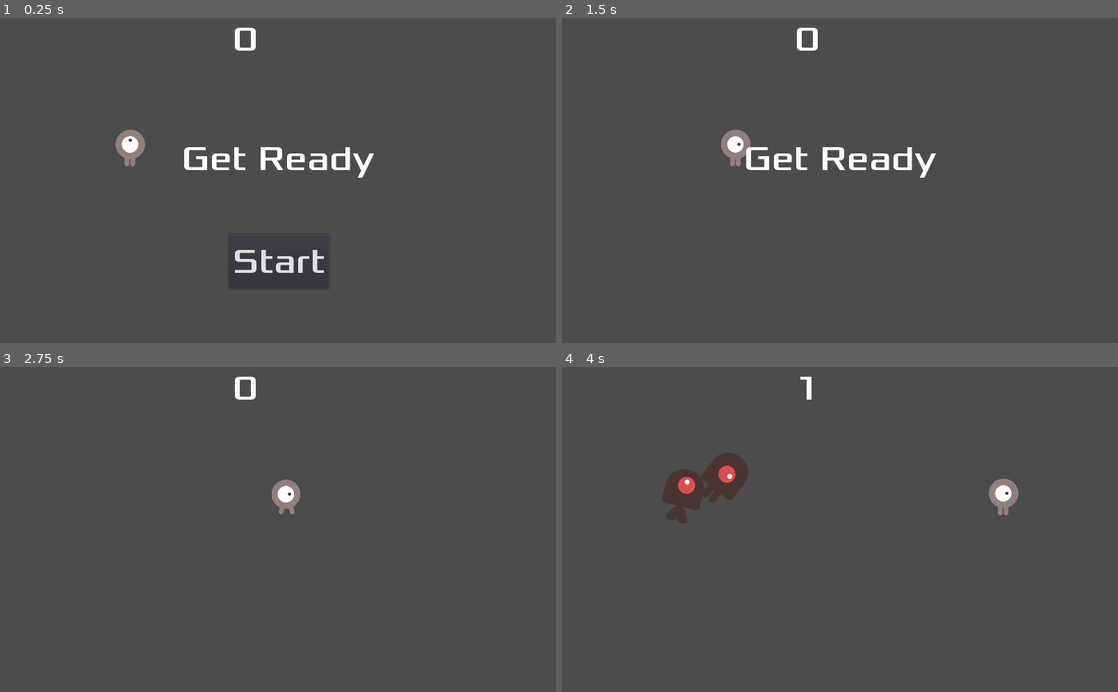
Above: before the commit, frames 1-4 (two rows, left to right).
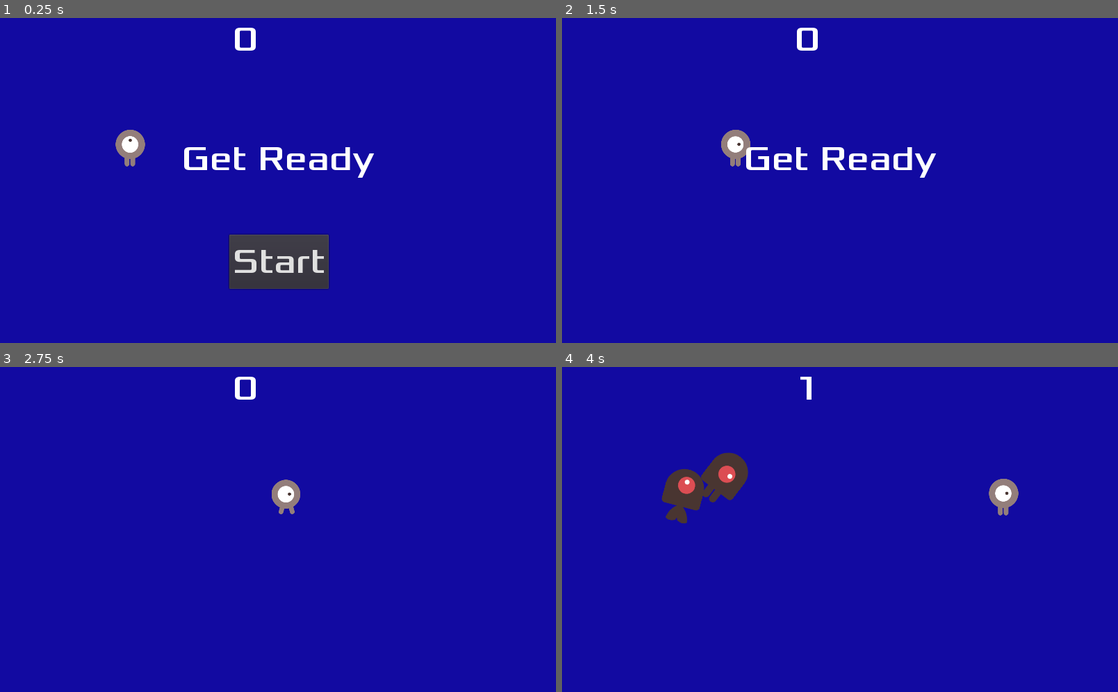
Above: after the commit, the same moments.

Repository: MoonTrain/Chill2022
Game: Godot game, scene res://Main.tscn
The game is run twice, just before and just after one commit, with the same random seed, the same clock (stepped at 60 frames per second) and the same inputs. The project has no main scene, so this scene is started directly.
Inputs (mouse positions are in pixels of both pictures, inside the frame that each line leads up to):
- Up to frame 1 (0.25 s): no input
- Up to frame 2 (1.5 s): click "Start" at 0.5 s; tap Enter at 1.25 s; move the mouse to (962, 164) at 1.27 s; hold Right (move_right) from 1.28 s (still down); click (962, 164) at 1.35 s
- Up to frame 3 (2.75 s): release Right (move_right) at 2 s; drag from (166, 545) to (283, 497) at 2.02 s
- Up to frame 4 (4 s): tap Space at 2.75 s; move the mouse to (895, 458) at 2.77 s; hold Right (move_right) 2.78-3.5 s; click (895, 458) at 2.85 s; drag from (812, 594) to (673, 480) at 3.52 s

The runs differ from the first frame. In frame 1, 96% of the frame differs, in the area x 0-100%, y 0-100%; in frame 2, 99%; in frame 3, 99%; in frame 4, 98%.

Commit message:
art assets
did it work????

Diff:
--- /dev/null
+++ b/Alchebar/2dMove.tscn
@@ -0,0 +1,74 @@
+[gd_scene load_steps=8 format=2]
+
+[ext_resource path="res://art/player character.png" type="Texture" id=1]
+[ext_resource path="res://art/floor.png" type="Texture" id=2]
+[ext_resource path="res://art/wall.png" type="Texture" id=3]
+
+[sub_resource type="CapsuleShape2D" id=1]
+radius = 14.127
+height = 30.4521
+
+[sub_resource type="PhysicsMaterial" id=2]
+
+[sub_resource type="RectangleShape2D" id=3]
+extents = Vector2( 207.011, 20.6766 )
+
+[sub_resource type="RectangleShape2D" id=4]
+extents = Vector2( 36.2989, 132.45 )
+
+[node name="Control" type="Control"]
+anchor_right = 1.0
+anchor_bottom = 1.0
+margin_left = 1.41418
+margin_top = -11.3137
+margin_right = 1.41418
+margin_bottom = -11.3137
+__meta__ = {
+"_edit_use_anchors_": false
+}
+
+[node name="player" type="KinematicBody2D" parent="."]
+
+[node name="CollisionShape2D" type="CollisionShape2D" parent="player"]
+position = Vector2( 167.566, 10.4868 )
+shape = SubResource( 1 )
+
+[node name="Camera2D" type="Camera2D" parent="player"]
+
+[node name="Sprite" type="Sprite" parent="player"]
+position = Vector2( 166.678, 3.57484 )
+texture = ExtResource( 1 )
+
+[node name="RigidBody2D" type="RigidBody2D" parent="."]
+physics_material_override = SubResource( 2 )
+
+[node name="CollisionShape2D" type="CollisionShape2D" parent="RigidBody2D"]
+position = Vector2( 204.564, 64.0723 )
+shape = SubResource( 3 )
+
+[node name="Sprite" type="Sprite" parent="RigidBody2D"]
+position = Vector2( 203.096, 63.2302 )
+scale = Vector2( 6.43909, 1.12568 )
+texture = ExtResource( 2 )
+
+[node name="RigidBody2D2" type="RigidBody2D" parent="."]
+
+[node name="CollisionShape2D" type="CollisionShape2D" parent="RigidBody2D2"]
+position = Vector2( 363.742, -92.0525 )
+shape = SubResource( 4 )
+
+[node name="Sprite" type="Sprite" parent="RigidBody2D2"]
+position = Vector2( 365.752, -86.02 )
+scale = Vector2( 2.35453, 3.96741 )
+texture = ExtResource( 3 )
+
+[node name="RigidBody2D3" type="RigidBody2D" parent="."]
+
+[node name="CollisionShape2D" type="CollisionShape2D" parent="RigidBody2D3"]
+position = Vector2( 363.742, -92.0525 )
+shape = SubResource( 4 )
+
+[node name="Sprite" type="Sprite" parent="RigidBody2D3"]
+position = Vector2( 38.6531, -84.6794 )
+scale = Vector2( 2.35453, 3.96741 )
+texture = ExtResource( 3 )
--- /dev/null
+++ b/Alchebar/mainMenu.gd
@@ -0,0 +1,30 @@
+extends Control
+
+
+# Declare member variables here. Examples:
+# var a = 2
+# var b = "text"
+
+
+# Called when the node enters the scene tree for the first time.
+func _ready():
+	pass # Replace with function body.
+
+
+# Called every frame. 'delta' is the elapsed time since the previous frame.
+#func _process(delta):
+#	pass
+
+
+func _on_startButton_pressed():
+	get_tree().change_scene("res://Node.tscn")
+
+
+func _on_optionsButton_pressed():
+	pass # Replace with function body.
+
+
+
+
+func _on_quitButton_pressed():
+	get_tree().quit()
--- /dev/null
+++ b/Alchebar/mainMenu.tscn
@@ -0,0 +1,50 @@
+[gd_scene load_steps=2 format=2]
+
+[ext_resource path="res://mainMenu.gd" type="Script" id=1]
+
+[node name="mainMenu" type="Control"]
+anchor_right = 1.0
+anchor_bottom = 1.0
+margin_left = -0.793701
+margin_right = -0.793701
+script = ExtResource( 1 )
+__meta__ = {
+"_edit_use_anchors_": false
+}
+
+[node name="menu" type="VBoxContainer" parent="."]
+anchor_left = 0.5
+anchor_top = 0.169
+anchor_right = 0.5
+anchor_bottom = 1.0
+margin_left = -420.0
+margin_top = -90.0
+margin_right = 420.0
+margin_bottom = 100.0
+__meta__ = {
+"_edit_use_anchors_": false
+}
+
+[node name="startButton" type="Button" parent="menu"]
+margin_right = 840.0
+margin_bottom = 20.0
+text = "Start"
+
+[node name="optionsButton" type="Button" parent="menu"]
+margin_top = 24.0
+margin_right = 840.0
+margin_bottom = 44.0
+text = "Options"
+
+[node name="quitButton" type="Button" parent="menu"]
+margin_top = 48.0
+margin_right = 840.0
+margin_bottom = 68.0
+text = "Quit"
+__meta__ = {
+"_edit_use_anchors_": false
+}
+
+[connection signal="pressed" from="menu/startButton" to="." method="_on_startButton_pressed"]
+[connection signal="pressed" from="menu/optionsButton" to="." method="_on_optionsButton_pressed"]
+[connection signal="pressed" from="menu/quitButton" to="." method="_on_quitButton_pressed"]
--- a/Alchebar/project.godot
+++ b/Alchebar/project.godot
@@ -22,22 +22,22 @@
 
 move_right={
 "deadzone": 0.5,
-"events": [ Object(InputEventKey,"resource_local_to_scene":false,"resource_name":"","device":0,"alt":false,"shift":false,"control":false,"meta":false,"command":false,"pressed":false,"scancode":16777233,"physical_scancode":0,"unicode":0,"echo":false,"script":null)
+"events": [ Object(InputEventKey,"resource_local_to_scene":false,"resource_name":"","device":0,"alt":false,"shift":false,"control":false,"meta":false,"command":false,"pressed":false,"scancode":16777233,"unicode":0,"echo":false,"script":null)
  ]
 }
 move_left={
 "deadzone": 0.5,
-"events": [ Object(InputEventKey,"resource_local_to_scene":false,"resource_name":"","device":0,"alt":false,"shift":false,"control":false,"meta":false,"command":false,"pressed":false,"scancode":16777231,"physical_scancode":0,"unicode":0,"echo":false,"script":null)
+"events": [ Object(InputEventKey,"resource_local_to_scene":false,"resource_name":"","device":0,"alt":false,"shift":false,"control":false,"meta":false,"command":false,"pressed":false,"scancode":16777231,"unicode":0,"echo":false,"script":null)
  ]
 }
 move_up={
 "deadzone": 0.5,
-"events": [ Object(InputEventKey,"resource_local_to_scene":false,"resource_name":"","device":0,"alt":false,"shift":false,"control":false,"meta":false,"command":false,"pressed":false,"scancode":16777232,"physical_scancode":0,"unicode":0,"echo":false,"script":null)
+"events": [ Object(InputEventKey,"resource_local_to_scene":false,"resource_name":"","device":0,"alt":false,"shift":false,"control":false,"meta":false,"command":false,"pressed":false,"scancode":16777232,"unicode":0,"echo":false,"script":null)
  ]
 }
 move_down={
 "deadzone": 0.5,
-"events": [ Object(InputEventKey,"resource_local_to_scene":false,"resource_name":"","device":0,"alt":false,"shift":false,"control":false,"meta":false,"command":false,"pressed":false,"scancode":16777234,"physical_scancode":0,"unicode":0,"echo":false,"script":null)
+"events": [ Object(InputEventKey,"resource_local_to_scene":false,"resource_name":"","device":0,"alt":false,"shift":false,"control":false,"meta":false,"command":false,"pressed":false,"scancode":16777234,"unicode":0,"echo":false,"script":null)
  ]
 }
 click={
@@ -52,4 +52,5 @@
 
 [rendering]
 
+environment/default_clear_color=Color( 0.0745098, 0.0431373, 0.635294, 1 )
 environment/default_environment="res://default_env.tres"
Binary file added: Alchebar/art/IngredientLemonHalf.png
Binary file added: Alchebar/art/IngredientSyrupEmpty.png
Binary file added: Alchebar/art/IngredientSyrupHalf.png
Binary file added: Alchebar/art/fillableCupEmpty.png
Binary file added: Alchebar/art/fillableCupFull.png
Binary file added: Alchebar/art/fillableCupHalf.png
Binary file added: Alchebar/art/floor.png
Not shown, added: Alchebar/art/floor.png.import
Binary file added: Alchebar/art/glass1Empty.png
Binary file added: Alchebar/art/glass2Empty.png
Binary file added: Alchebar/art/glass3Empty.png
Binary file added: Alchebar/art/glass4Empty.png
(and 32 more such lines)
